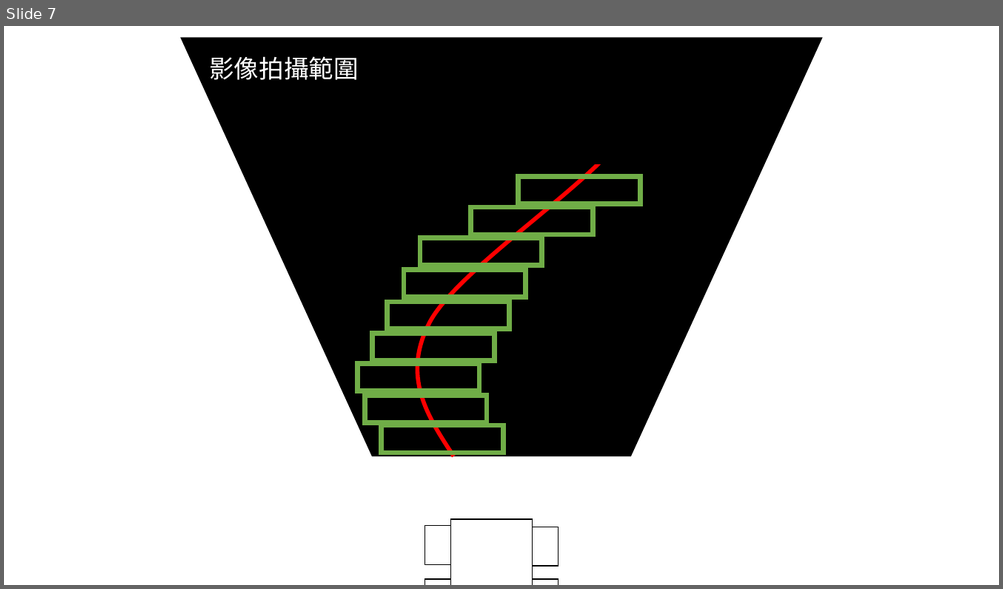
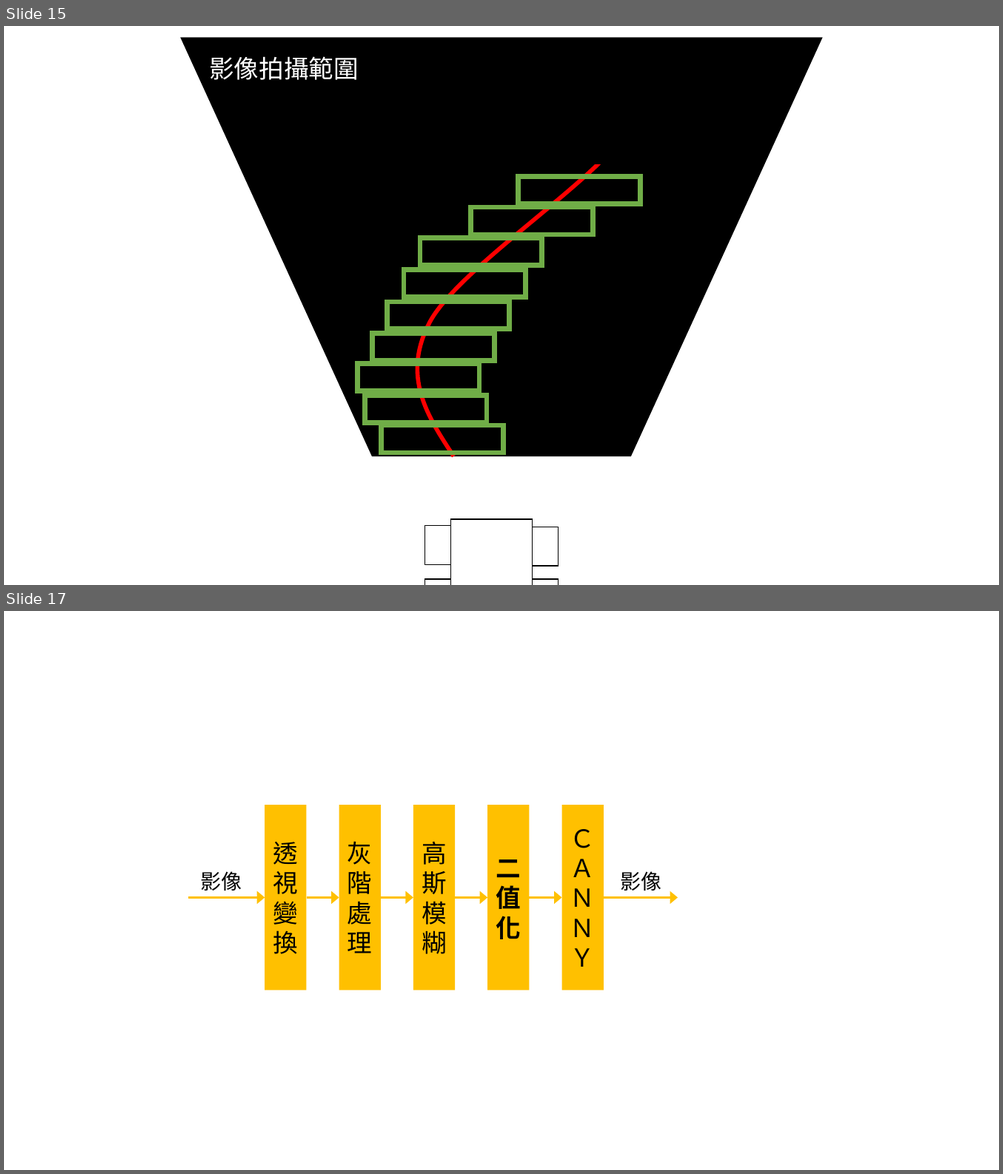
Before and after one commit to PrinceLego/Mechatronics_Integration, a slide deck: final_project/test.pptx. Shown one above the other, each under a label of ours: slide 7 before the commit, slides 15 and 17 after it; the slides between them are not shown. The pictures are 1003x589 and 1003x1174 pixels, drawn with LibreOffice and Linux fonts; fonts in the diff are those of the drawing. Boxes give left, top, right and bottom in pixels: in the first picture for what was removed or moved away, otherwise in the second. Text is boxed around its words. In the diff, an @@ line names an element or a change of style, - is before the commit and + after.

```diff
--- a/final_project/test.pptx
+++ b/final_project/test.pptx
@@ slide 17 added at [4,611,999,1170], background #FFFFFF @@
@@ group added at [188,805,677,990]: 6 arrows, 5 rectangles, 2 texts @@
+透視變換
+灰階處理
+高斯模糊
+二值化
+ＣＡＮＮＹ
+影像
+影像
@@ what was slide 7 is now slide 15 @@
```
Also in this commit, not shown: 2 slides changed, 10 other slides added, 9 other files.
